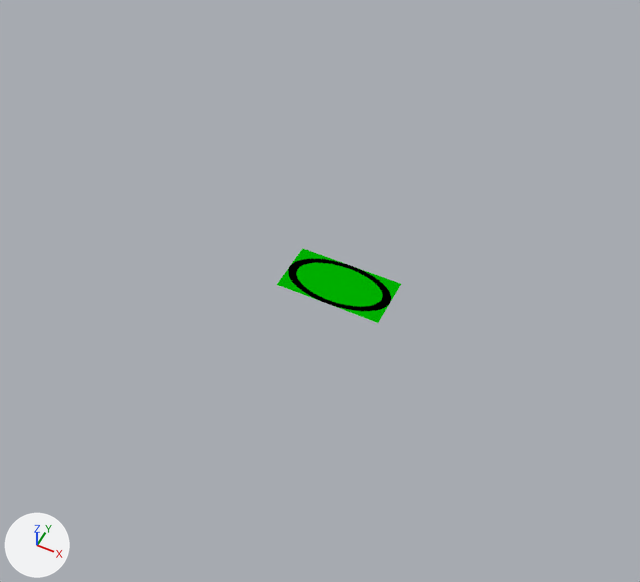
Renders of the Blender file resources/tracks/devtrack/untitled.blend from each side of a commit.
Rendered twice from a 50 mm lens placed at (687.0, -1489.0, 1806.0), pointed at (-19.0, -79.0, 43.0). The lights are fixed; the arrows at lower left show +X, +Y and +Z.
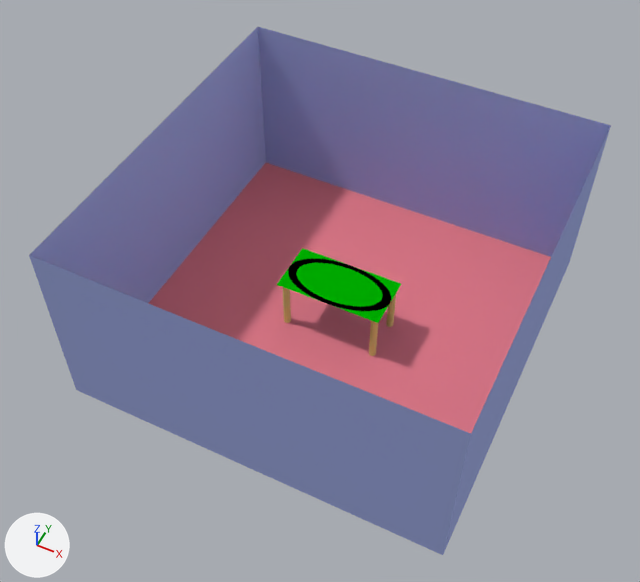
The change, as a diff of the scene's bpy script:
```diff
--- a/resources/tracks/devtrack/untitled.blend.py
+++ b/resources/tracks/devtrack/untitled.blend.py
@@ mat_gambetavolo @@
+mat_gambetavolo = diffuse_material('GambeTavolo')
+mat_gambetavolo.base_color = (0.8, 0.691, 0.218)  # yellow #e7d981
@@ mat_pavimento @@
+mat_pavimento = diffuse_material('Pavimento')
+mat_pavimento.base_color = (0.8, 0.211, 0.262)  # pink #e77f8c
@@ mat_pareti @@
+mat_pareti = diffuse_material('Pareti')
+mat_pareti.base_color = (0.375, 0.438, 0.8)  # blue #a5b1e7
@@ me_cylinder @@
+me_cylinder.from_pydata(...)  # 66 vertices, 96 faces; spans x 124.0..145.0, y -67.0..-47.0, z -162.0..-2.0
+me_cylinder.materials.append(mat_gambetavolo)  # yellow #e7d981
@@ me_cylinder_001 @@
+me_cylinder_001.from_pydata(...)  # 66 vertices, 96 faces; spans x 126.0..146.0, y 51.0..71.0, z -162.0..-2.0
+me_cylinder_001.materials.append(mat_gambetavolo)  # yellow #e7d981
@@ me_cylinder_003 @@
+me_cylinder_003.from_pydata(...)  # 66 vertices, 96 faces; spans x -144.0..-124.0, y -68.0..-48.0, z -161.0..-1.0
+me_cylinder_003.materials.append(mat_gambetavolo)  # yellow #e7d981
@@ me_plane_001 @@
+me_plane_001.from_pydata([(-530.0, -530.0, -162.0), (-530.0, 530.0, -162.0), (530.0, 530.0, -162.0), (530.0, -530.0, -162.0), (530.0, -530.0, 359.0), (-530.0, -530.0, 359.0), (530.0, 530.0, 359.0), (-530.0, 530.0, 359.0)], [], [(0, 3, 2, 1), (3, 0, 5, 4), (1, 2, 6, 7), (0, 1, 5), (1, 7, 5), (2, 3, 4, 6)])
+for i in [0]: me_plane_001.polygons[i].material_index = 1
+me_plane_001.materials.append(mat_pareti)  # blue #a5b1e7
+me_plane_001.materials.append(mat_pavimento)  # pink #e77f8c
@@ ob_cylinder @@
+ob_cylinder = bpy.data.objects.new('Cylinder', me_cylinder)
+ob_cylinder.location = (0.0, 0.0, 0.0)
@@ ob_cylinder_001 @@
+ob_cylinder_001 = bpy.data.objects.new('Cylinder.001', me_cylinder_001)
+ob_cylinder_001.location = (0.0, 0.0, 0.0)
@@ ob_cylinder_003 @@
+ob_cylinder_003 = bpy.data.objects.new('Cylinder.003', me_cylinder_003)
+ob_cylinder_003.location = (0.0, 0.0, 0.0)
@@ ob_plane_001 @@
+ob_plane_001 = bpy.data.objects.new('Plane.001', me_plane_001)
+ob_plane_001.location = (0.0, 0.0, 0.0)
```

What differs and where, as boxes [x1, y1, x2, y2] in the pictures (640 x 582 px):
'Plane.001', added: after [29, 27, 611, 555]
    faces in mat_pareti (blue #a5b1e7): [29, 27, 611, 555]
    faces in mat_pavimento (pink #e77f8c): [148, 163, 551, 433]
'Cylinder', added: after [369, 321, 378, 356]
'Cylinder.003', added: after [282, 287, 291, 323]
'Cylinder.001', added: after [386, 294, 396, 327]
